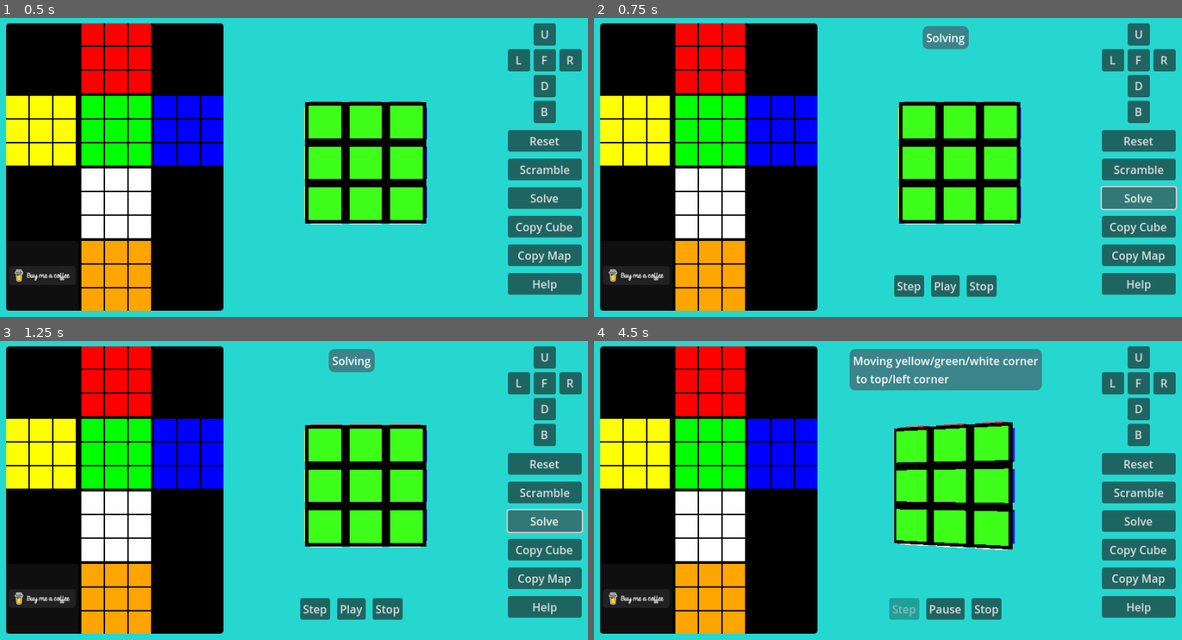
Above: before the commit, frames 1-4 (two rows, left to right).
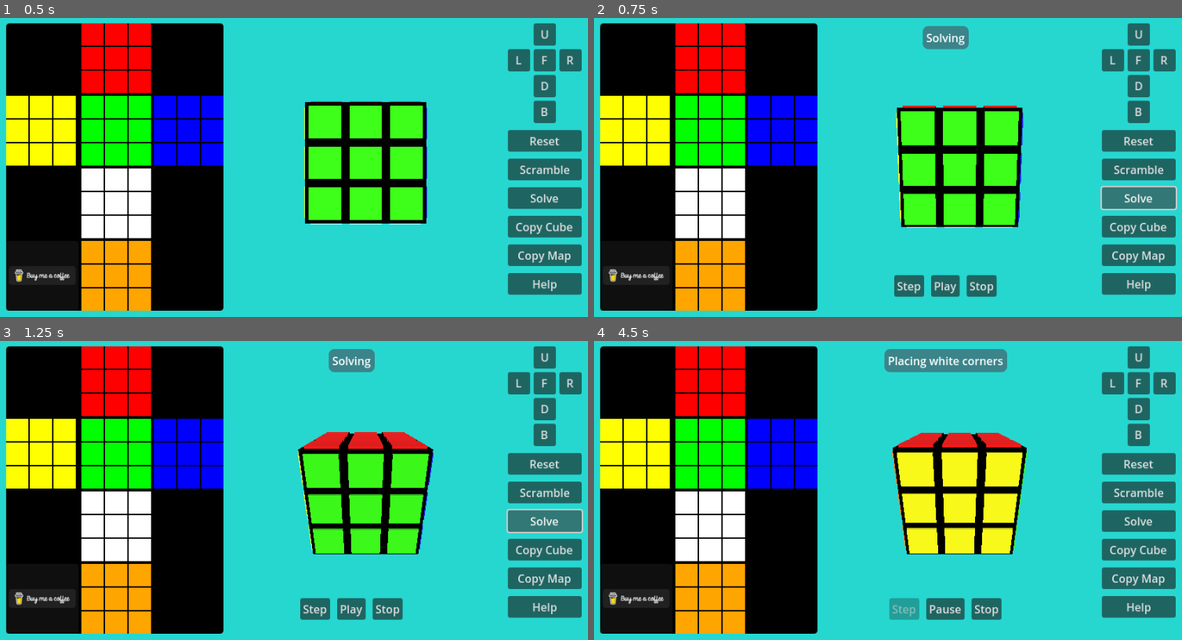
Above: after the commit, the same moments.

Repository: andrew-wilkes/cubic
Game: Godot game, scene res://scenes/main.tscn
Same seed, same stepped clock (60 frames per second), same inputs: the game is played once before the commit and once after it.
Inputs (mouse positions are in pixels of both pictures, inside the frame that each line leads up to):
- Up to frame 1 (0.5 s): no input
- Up to frame 2 (0.75 s): click "Solve" at 0.5 s
- Up to frame 3 (1.25 s): no input
- Up to frame 4 (4.5 s): click "Step" at 1.25 s; click "Play" at 2 s; click "Pause" at 2.75 s; click "Play" at 3.5 s; move the mouse to (1035, 472) at 4.27 s; hold Right from 4.28 s (still down); hold Shift from 4.28 s (still down); click (1035, 472) at 4.42 s

Frame 1 is identical in both runs. In frame 2, 3.4% of the frame differs, in the area x 51-74%, y 27-71%; in frame 3, 5.4%; in frame 4, 12%, in the area x 43-77%, y 2-72%.

Commit message:
Simplify rotate to face code

Diff:
--- a/scenes/main.gd
+++ b/scenes/main.gd
@@ -45,9 +45,8 @@
 	if FACE_BUTTONS.has(bname):
 		var button_idx = FACE_BUTTONS.find(bname)
 		if ctrl:
-			var face_weights = [0,0,0,0,0,0]
-			face_weights[button_idx] = 1.0
-			bc.get_node("Pivot").rotate_to_face(face_weights)
+			var rotations = [Vector2(-1.0, 0.0), Vector2(0.0, -1.0), Vector2(0.0, 0.0), Vector2(0.0, 1.0), Vector2(1.0, 0.0), Vector2(0.0, 2.0)]
+			bc.get_node("Pivot").rotate_to_face(rotations[button_idx])
 		else:
 			var direction = -1 if shift else 1
 			stop_solving()
@@ -304,198 +303,207 @@
 		return
 	match solve_step:
 		1:
-			%Pivot.rotate_to_face([0,0,1.0,0,0,0])
+			%Pivot.rotate_to_face(Vector2(-0.3, 0.0))
 			solve_step += 1
 			add_note("Solving")
 		2:
+			add_note("Moving green/white edge to green face")
 			if move_step < 0:
 				face_map = FACE_MAPS[0]
 				edge_map = EDGE_MAPS[0]
 				colors = [2,4]
 				# GREEN/ WHITE edge piece
 			move_white_edge_to_face()
-			add_note("Moving green/white edge to green face")
 		3:
+			add_note("Making white cross\nMoving green/white edge to white face")
+			%Pivot.rotate_to_face(Vector2(0.3, 0.0))
+			solve_step += 1
+		4:
 			move_white_edge_to_white_face()
-			add_note("Making white cross\nMoving green/white edge to white face")
-		4:
-			%Pivot.rotate_to_face([0,0,0,1.0,0,0])
-			solve_step += 1
 		5:
-			if move_step < 0:
-				face_map = FACE_MAPS[1]
-				edge_map = EDGE_MAPS[1]
-				colors = [3,4]
-				# BLUE/ WHITE edge piece
+			add_note("Moving blue/white edge to blue face")
+			%Pivot.rotate_to_face(Vector2(-0.3, 1.0))
+			solve_step += 1
+		6:
+			face_map = FACE_MAPS[1]
+			edge_map = EDGE_MAPS[1]
+			colors = [3,4]
+			# BLUE/ WHITE edge piece
 			# Don't move edge 9
 			move_white_edge_to_face()
-			add_note("Moving blue/white edge to blue face")
-		6:
+		7:
+			%Pivot.rotate_to_face(Vector2(0.3, 1.0))
+			add_note("Moving blue/white edge to white face")
 			move_white_edge_to_white_face()
-			add_note("Moving blue/white edge to white face")
-		7:
-			%Pivot.rotate_to_face([0,0,0,0,0,1.0])
-			solve_step += 1
 		8:
-			if move_step < 0:
-				face_map = FACE_MAPS[2]
-				edge_map = EDGE_MAPS[2]
-				colors = [5,4]
-				# ORANGE / WHITE edge piece
-				# Avoid moving edges 9,10
+			add_note("Moving orange/white edge to orange face")
+			%Pivot.rotate_to_face(Vector2(-0.3, 2.0))
+			solve_step += 1
+		9:
+			face_map = FACE_MAPS[2]
+			edge_map = EDGE_MAPS[2]
+			colors = [5,4]
+			# ORANGE / WHITE edge piece
+			# Avoid moving edges 9,10
 			move_white_edge_to_face()
-			add_note("Moving orange/white edge to orange face")
-		9:
+		10:
+			%Pivot.rotate_to_face(Vector2(0.3, 2.0))
+			add_note("Moving orange/white edge to white face")
 			move_white_edge_to_white_face()
-			add_note("Moving orange/white edge to white face")
-		10:
-			%Pivot.rotate_to_face([0,1.0,0,0,0,0])
-			solve_step += 1
 		11:
-			if move_step < 0:
-				face_map = FACE_MAPS[3]
-				edge_map = EDGE_MAPS[3]
-				colors = [1,4]
-				# YELLOW / WHITE edge piece
-				# Avoid moving edges 9,10,11
+			add_note("Moving yellow/white edge to yellow face")
+			%Pivot.rotate_to_face(Vector2(-0.3, -1.0))
+			solve_step += 1
+		12:
+			face_map = FACE_MAPS[3]
+			edge_map = EDGE_MAPS[3]
+			colors = [1,4]
+			# YELLOW / WHITE edge piece
+			# Avoid moving edges 9,10,11
 			move_white_edge_to_face()
-			add_note("Moving yellow/white edge to yellow face")
-		12:
+		13:
+			%Pivot.rotate_to_face(Vector2(0.3, -1.0))
+			add_note("Moving yellow/white edge to white face")
 			move_white_edge_to_white_face()
-			add_note("Moving yellow/white edge to white face")
-		13:
-			# White corners
-			%Pivot.rotate_to_face([0,0,1.0,0,0,0])
-			solve_step += 1
+		14:
 			add_note("Placing white corners")
-		14:
+			await get_tree().create_timer(2.0).timeout
+			add_note("Moving yellow/green/white corner\n to top/left corner")
+			%Pivot.rotate_to_face(Vector2(-0.3, -0.3))
+			solve_step = 16
+		16:
 			# Move the YELLOW/GREEN/WHITE corner to the top face
 			colors = cmap.CORNER_FACE_MAP[5]
 			corner_map = CORNER_MAPS[0]
 			face_map = FACE_MAPS[0]
 			move_corner_to_p2()
-			add_note("Moving yellow/green/white corner\n to top/left corner")
-		15:
+		17:
+			add_note("Moving yellow/green/white corner\n to bottom/left corner")
+			%Pivot.rotate_to_face(Vector2(0.3, -0.3))
+			solve_step += 1
+		18:
 			move_corner_to_white_face()
-			add_note("Moving yellow/green/white corner\n to bottom/left corner")
-		16:
-			%Pivot.rotate_to_face([0,0,0,1.0,0,0])
-			solve_step += 1
-		17:
+		19:
+			add_note("Moving green/blue/white corner\n to top/left corner")
+			%Pivot.rotate_to_face(Vector2(-0.3, 0.7))
+			solve_step += 1
+		20:
 			colors = cmap.CORNER_FACE_MAP[6]
 			corner_map = CORNER_MAPS[1]
 			face_map = FACE_MAPS[1]
 			move_corner_to_p2()
-			add_note("Moving green/blue/white corner\n to top/left corner")
-		18:
+		21:
+			add_note("Moving green/blue/white corner\n to bottom/left corner")
+			%Pivot.rotate_to_face(Vector2(0.3, 0.7))
+			solve_step += 1
+		22:
 			move_corner_to_white_face()
-			add_note("Moving green/blue/white corner\n to bottom/left corner")
-		19:
-			%Pivot.rotate_to_face([0,0,0,0,0,1.0])
-			solve_step += 1
-		20:
+		23:
+			add_note("Moving blue/orange/white corner\n to top/left corner")
+			%Pivot.rotate_to_face(Vector2(-0.3, 1.7))
+			solve_step += 1
+		24:
 			colors = cmap.CORNER_FACE_MAP[7]
 			corner_map = CORNER_MAPS[2]
 			face_map = FACE_MAPS[2]
 			move_corner_to_p2()
-			add_note("Moving blue/orange/white corner\n to top/left corner")
-		21:
+		25:
+			add_note("Moving blue/orange/white corner\n to bottom/left corner")
+			%Pivot.rotate_to_face(Vector2(0.3, 1.7))
 			move_corner_to_white_face()
-			add_note("Moving blue/orange/white corner\n to bottom/left corner")
-		22:
-			%Pivot.rotate_to_face([0,1.0,0,0,0,0])
-			solve_step += 1
-		23:
+		26:
+			add_note("Moving orange/yellow/white corner\n to top/left corner")
+			%Pivot.rotate_to_face(Vector2(-0.3, -1.3))
+			solve_step += 1
+		27:
 			colors = cmap.CORNER_FACE_MAP[4]
 			corner_map = CORNER_MAPS[3]
 			face_map = FACE_MAPS[3]
 			move_corner_to_p2()
-			add_note("Moving orange/yellow/white corner\n to top/left corner")
-		24:
+		28:
+			add_note("Moving orange/yellow/white corner\n to bottom/left corner")
+			%Pivot.rotate_to_face(Vector2(0.3, -1.3))
+			solve_step += 1
+		29:
 			move_corner_to_white_face()
-			add_note("Moving orange/yellow/white corner\n to bottom/left corner")
-		25:
-			%Pivot.rotate_to_face([0,1.0,0,0,0,0])
-			solve_step += 1
+		30:
 			add_note("Complete middle layer")
-		26:
+			%Pivot.rotate_to_face(Vector2(0.0, -1.5))
+			solve_step += 1
+		31:
+			add_note("Move orange/yellow edge")
 			face_map = FACE_MAPS[3]
 			edge_map = EDGE_MAPS[3]
 			colors = cmap.EDGE_FACE_MAP[4]
 			move_mid_edge()
-			add_note("Move orange/yellow edge")
-		27:
-			%Pivot.rotate_to_face([0,0,1.0,0,0,0])
-			solve_step += 1
-		28:
+		32:
+			add_note("Move yellow/green edge")
+			%Pivot.rotate_to_face(Vector2(0.0, -0.5))
+			solve_step += 1
+		33:
 			face_map = FACE_MAPS[0]
 			edge_map = EDGE_MAPS[0]
 			colors = cmap.EDGE_FACE_MAP[5]
 			move_mid_edge()
-			add_note("Move yellow/green edge")
-		29:
-			%Pivot.rotate_to_face([0,0,0,1.0,0,0])
-			solve_step += 1
-		30:
+		34:
+			add_note("Move green/blue edge")
+			%Pivot.rotate_to_face(Vector2(0.0, 0.5))
+			solve_step += 1
+		35:
 			face_map = FACE_MAPS[1]
 			edge_map = EDGE_MAPS[1]
 			colors = cmap.EDGE_FACE_MAP[6]
 			move_mid_edge()
-			add_note("Move green/blue edge")
-		31:
-			%Pivot.rotate_to_face([0,0,0,0,0,1.0])
-			solve_step += 1
-		32:
+		36:
+			add_note("Move blue/orange edge")
+			%Pivot.rotate_to_face(Vector2(0.0, 1.5))
+			solve_step += 1
+		37:
 			face_map = FACE_MAPS[2]
 			edge_map = EDGE_MAPS[2]
 			colors = cmap.EDGE_FACE_MAP[7]
 			move_mid_edge()
-			add_note("Move blue/orange edge")
-		33:
-			%Pivot.rotate_to_face([0,0,1.0,0,0,0])
-			solve_step += 1
+		38:
 			add_note("Form top cross")
-		34:
+			%Pivot.rotate_to_face(Vector2(-0.5, 0.0))
+			solve_step += 1
+		39:
+			add_note("Now 2/4 edge pieces are\n in the correct position.\nAlign them.")
 			face_map = FACE_MAPS[0]
 			form_top_cross()
-			add_note("Now 2/4 edge pieces are\n in the correct position.\nAlign them.")
-		35:
-			face_map = FACE_MAPS[0]
+		40:
 			align_top_edges()
-		36:
+		41:
+			add_note("Position top corners")
 			position_top_corners()
-			add_note("Position top corners")
-		37:
-			%Pivot.rotate_to_face([0,0,1.0,0,0,0])
-			face_map = FACE_MAPS[0]
-			solve_step += 1
-		38:
-			set_moves([[0,-1]])
-			solve_step += 1
-		39:
+		42:
+			set_moves([[0,-1]])
+			solve_step += 1
+		43:
+			add_note("Rotate top-right corner 1")
 			rotate_top_right_corner()
-			add_note("Rotate top-right corner 1")
-		40:
-			set_moves([[0,-1]])
-			solve_step += 1
-		41:
+		44:
+			set_moves([[0,-1]])
+			solve_step += 1
+		45:
+			add_note("Rotate top-right corner 2")
 			rotate_top_right_corner()
-			add_note("Rotate top-right corner 2")
-		42:
-			set_moves([[0,-1]])
-			solve_step += 1
-		43:
+		46:
+			set_moves([[0,-1]])
+			solve_step += 1
+		47:
+			add_note("Rotate top-right corner 3")
 			rotate_top_right_corner()
-			add_note("Rotate top-right corner 3")
-		44:
-			set_moves([[0,-1]])
-			solve_step += 1
-		45:
+		48:
+			set_moves([[0,-1]])
+			solve_step += 1
+		49:
+			add_note("Rotate top-right corner 4")
 			rotate_top_right_corner()
-			add_note("Rotate top-right corner 4")
-		46:
-			# Not sure why, but this delay is needed in order to see the next message
-			await get_tree().create_timer(0.5).timeout
+		50:
+			%Pivot.rotate_to_face(Vector2(-0.5, -0.5))
+			solve_step += 1
+		51:
 			add_note("Completed!")
 			await get_tree().create_timer(3.0).timeout
 			stop_solving()
@@ -553,11 +561,12 @@
 
 
 func hide_note():
+	await get_tree().create_timer(0.5).timeout
 	%Note.hide()
 
 
 func _on_note_timer_timeout():
-	hide_note()
+	pass #hide_note()
 
 
 func _on_step_pressed():
--- a/scenes/orbiting_camera.gd
+++ b/scenes/orbiting_camera.gd
@@ -57,14 +57,11 @@
 				$Camera.position.z += event.relative.y * ZOOMING_SPEED
 
 
-func rotate_to_face(face_weights):
+func rotate_to_face(vec: Vector2):
 	rotating = true
 	amount = 100.0
 	from_q = Quaternion(transform.basis.orthonormalized())
 	var node = Node3D.new()
-	node.rotate_x(-PI/2 * face_weights[0])
-	node.rotate_y(-PI/2 * face_weights[1])
-	node.rotate_y(PI/2 * face_weights[3])
-	node.rotate_x(PI/2 * face_weights[4])
-	node.rotate_y(PI * face_weights[5])
+	node.rotate_x(PI/2 * vec.x)
+	node.rotate_y(PI/2 * vec.y)
 	to_q = Quaternion(node.transform.basis)
